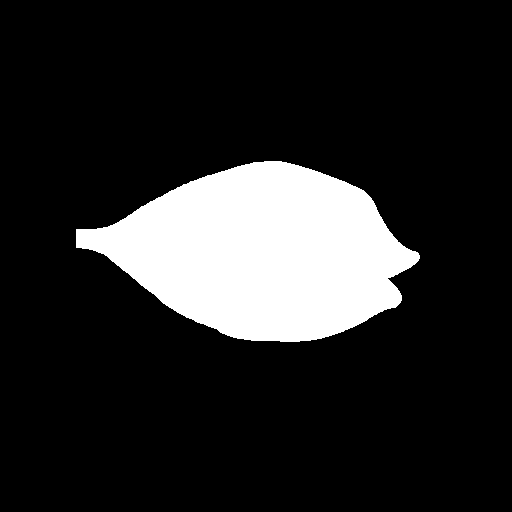
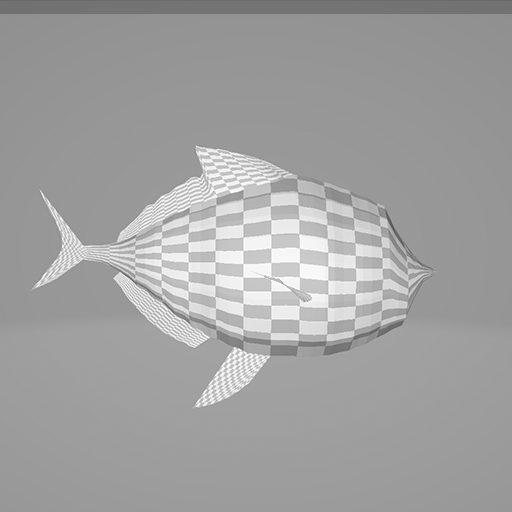
Two versions of the same layered image (512x512). Layer-by-layer changes:
added layer "圖層 7 拷貝" above "圖層 7" over (0, 14, 512, 512)
added layer "圖層 6" above "trained" over (0, 0, 512, 510)
added layer "trained" above "1200" over (0, 0, 512, 512)
hid group "black bg" (8 layers) over (0, 0, 512, 512)
added group "example" with 8 layers above "群組 1" over (14, 134, 420, 392)
added layer "fins" (2nd of 3, in "example") in group "example" over (14, 134, 296, 392)
added layer "0_body_mask" (2nd of 3, in "example") in group "example" over (76, 161, 420, 342)
hid "0_rgb" over (0, 0, 512, 512)
